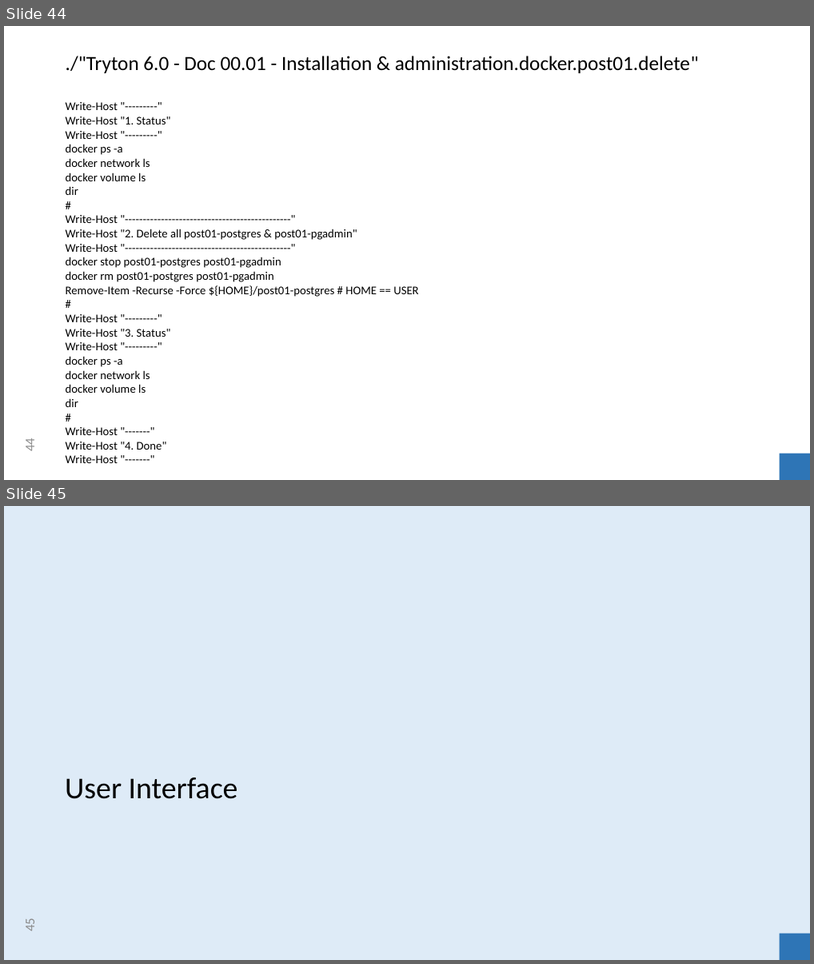
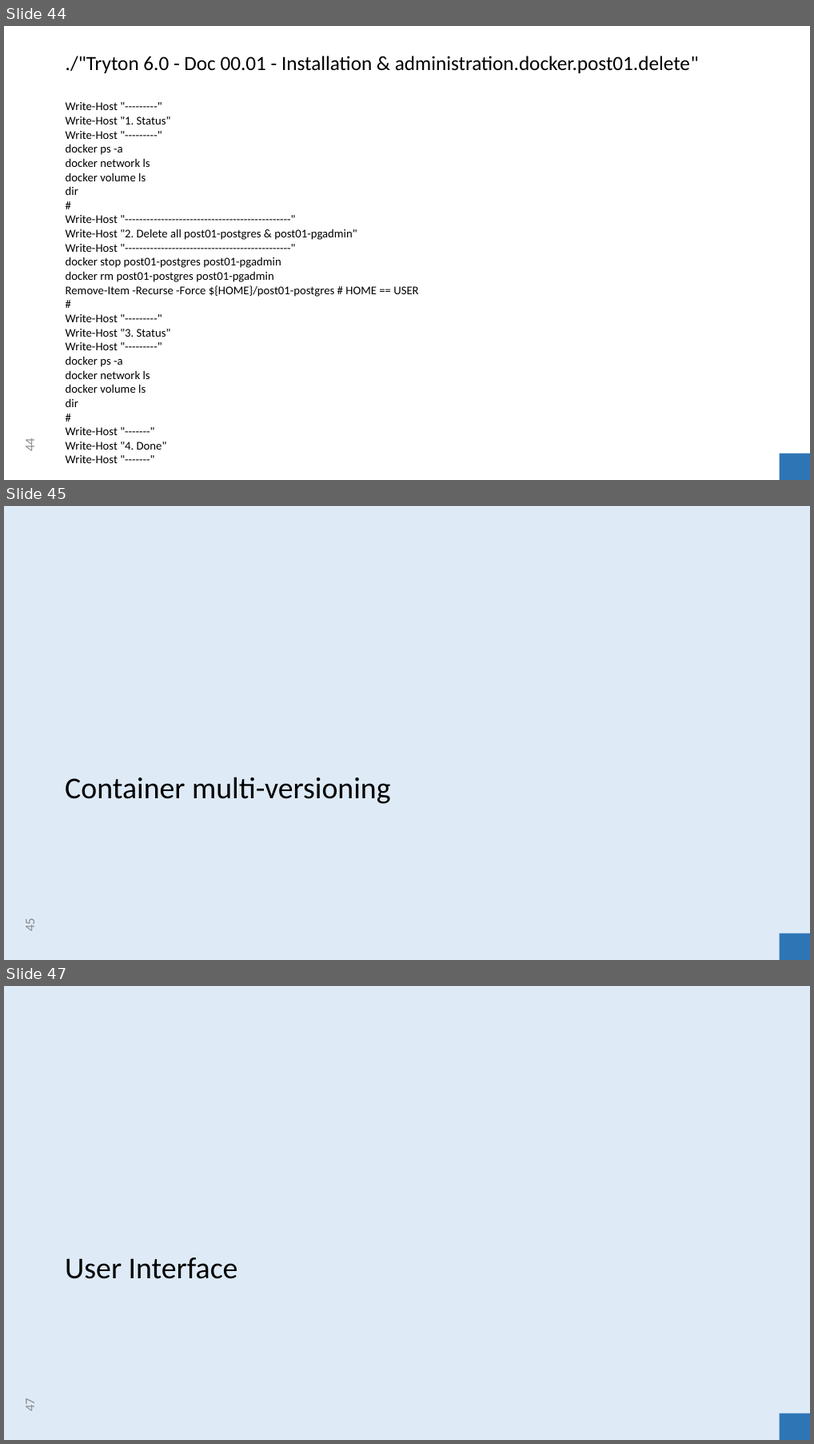
Before and after one commit to clixwise/tryton-by-example, a slide deck: Tryton 6.0 - Doc 00.01 - Installation & administration.pptx. Shown one above the other, each under a label of ours: slides 44 and 45 before the commit, slides 44, 45 and 47 after it; the slides between them are not shown. The pictures are 814x964 and 814x1444 pixels, drawn with LibreOffice and Linux fonts; fonts in the diff are those of the drawing. Boxes give left, top, right and bottom in pixels: in the first picture for what was removed or moved away, otherwise in the second. Text is boxed around its words. In the diff, an @@ line names an element or a change of style, - is before the commit and + after.

```diff
--- a/Tryton 6.0 - Doc 00.01 - Installation & administration.pptx
+++ b/Tryton 6.0 - Doc 00.01 - Installation & administration.pptx
@@ slide 45 added at box(4, 506, 810, 960), background #DEEBF7 @@
@@ title added at box(65, 776, 390, 804), 36 pt, text #000000 @@
+Container multi-versioning
@@ page number added at box(22, 919, 38, 931), 16 pt, text #8C8C8C @@
+45
@@ rectangle added at box(780, 933, 810, 960), fill #2E75B6 @@
@@ what was slide 45 is now slide 47 @@
@@ page number at box(22, 1399, 38, 1411): text changed @@
-45
+47
```
Also in this commit, not shown: 1 slide changed, 1 other slide added, 15 other files.
